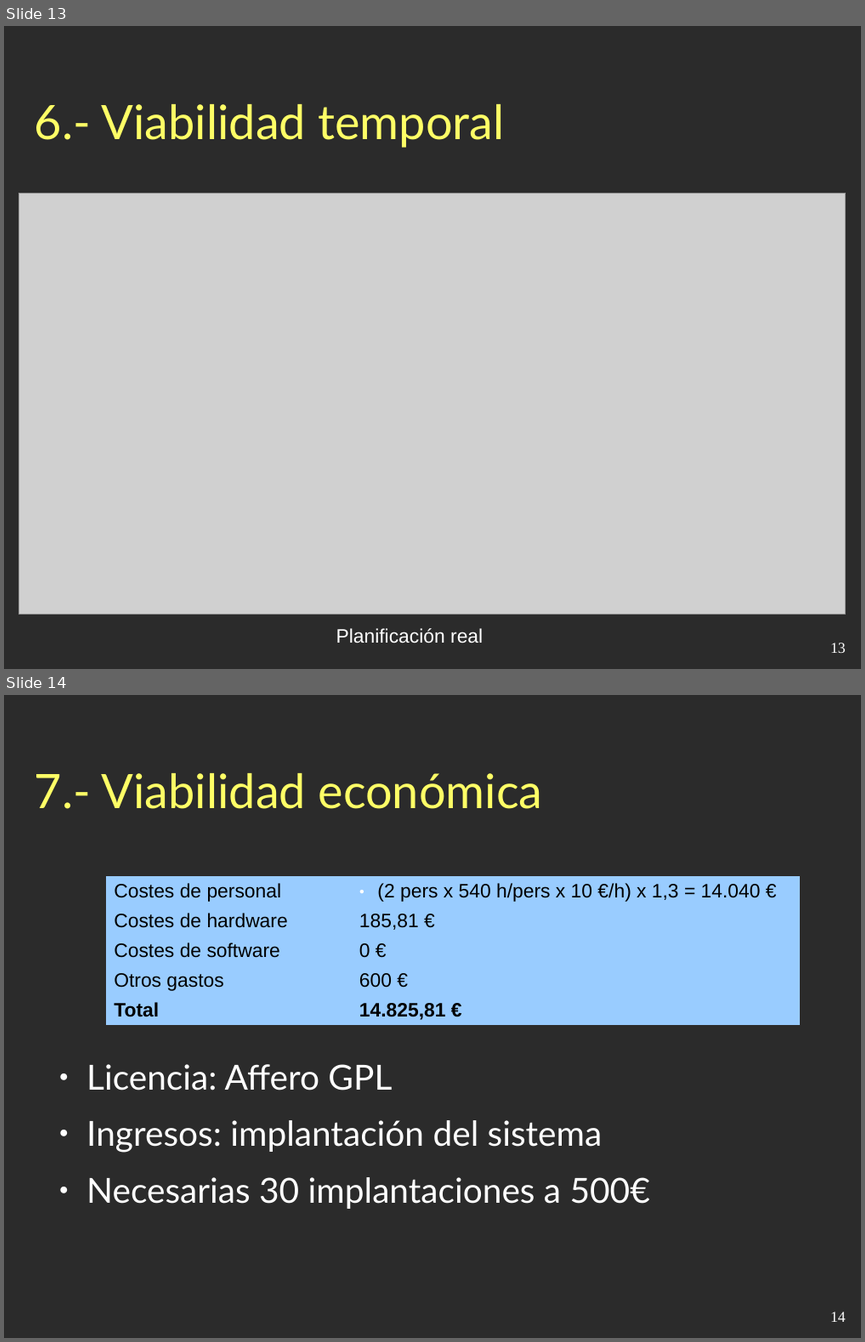
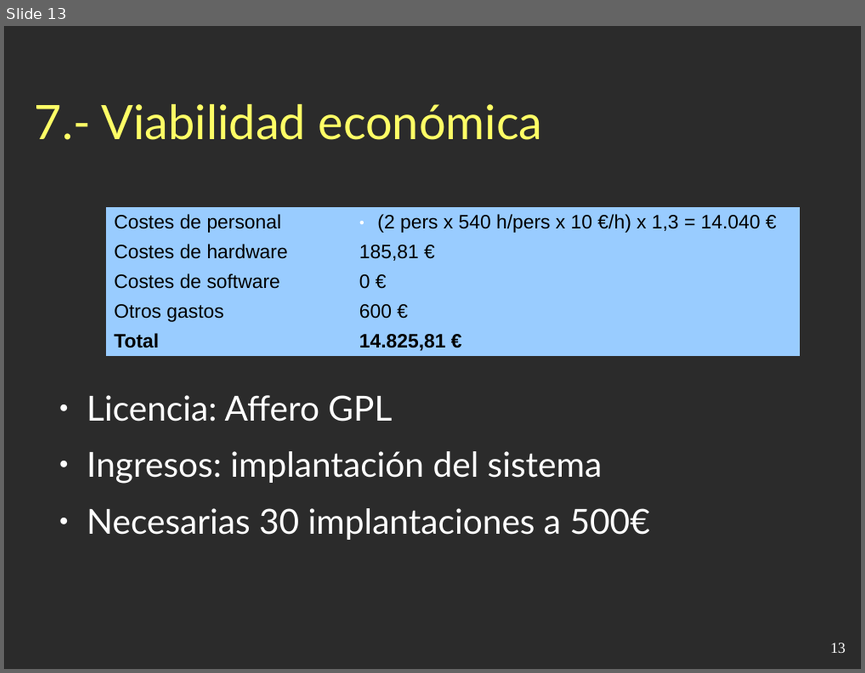
Before and after one commit to esbaixauli/proyecto-ii-ubu, a slide deck: trunk/Documentación/Presentación.odp. Shown one above the other, each under a label of ours: slides 13 and 14 before the commit, slide 13 after it. The pictures are 865x1342 and 865x673 pixels, drawn with LibreOffice and Linux fonts; fonts in the diff are those of the drawing; grey boxes stand for pictures; background and template pictures are left out; a plain dark background stands for a picture behind light text. Boxes give left, top, right and bottom in pixels: in the first picture for what was removed or moved away, otherwise in the second. Text is boxed around its words. In the diff, an @@ line names an element or a change of style, - is before the commit and + after.

```diff
--- a/trunk/Documentación/Presentación.odp
+++ b/trunk/Documentación/Presentación.odp
@@ slide 13 removed at bbox=[4, 26, 861, 669], background picture (left out) @@
@@ title removed at bbox=[35, 104, 505, 148] @@
-6.- Viabilidad temporal
@@ picture removed at bbox=[19, 193, 846, 614] @@
@@ text removed at bbox=[336, 628, 483, 643] @@
-Planificación real
@@ page number removed at bbox=[830, 642, 846, 652] @@
-13
@@ what was slide 14 is now slide 13 @@
@@ page number at bbox=[830, 642, 846, 652]: text changed @@
-14
+13
```
Also in this commit, not shown: 3 slides changed.
